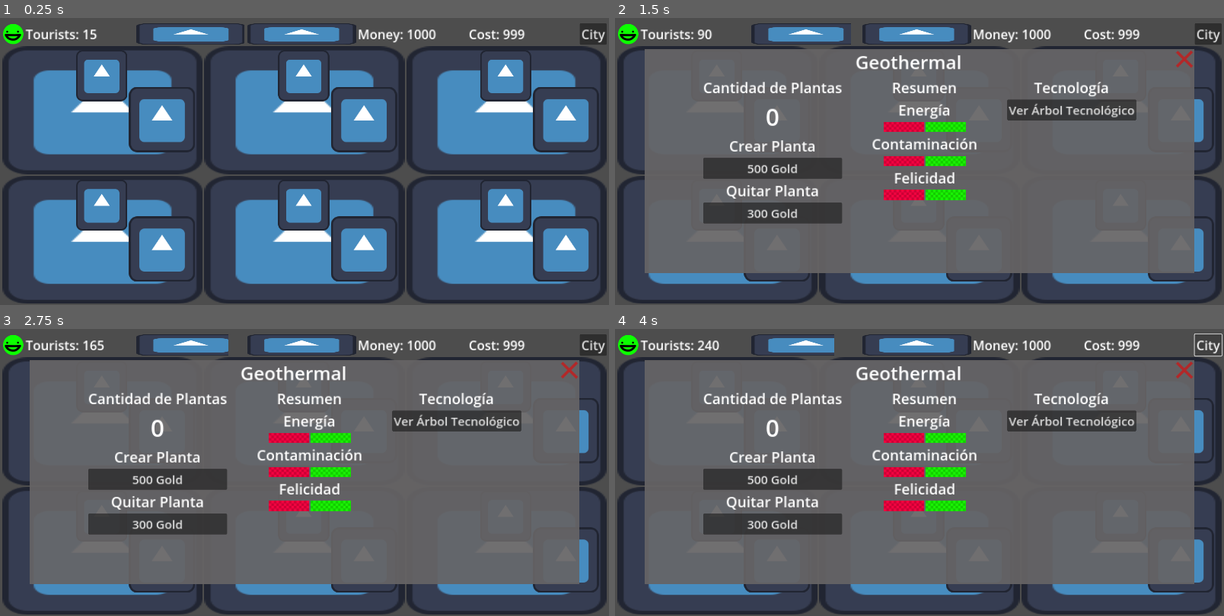
Above: before the commit, frames 1-4 (two rows, left to right).
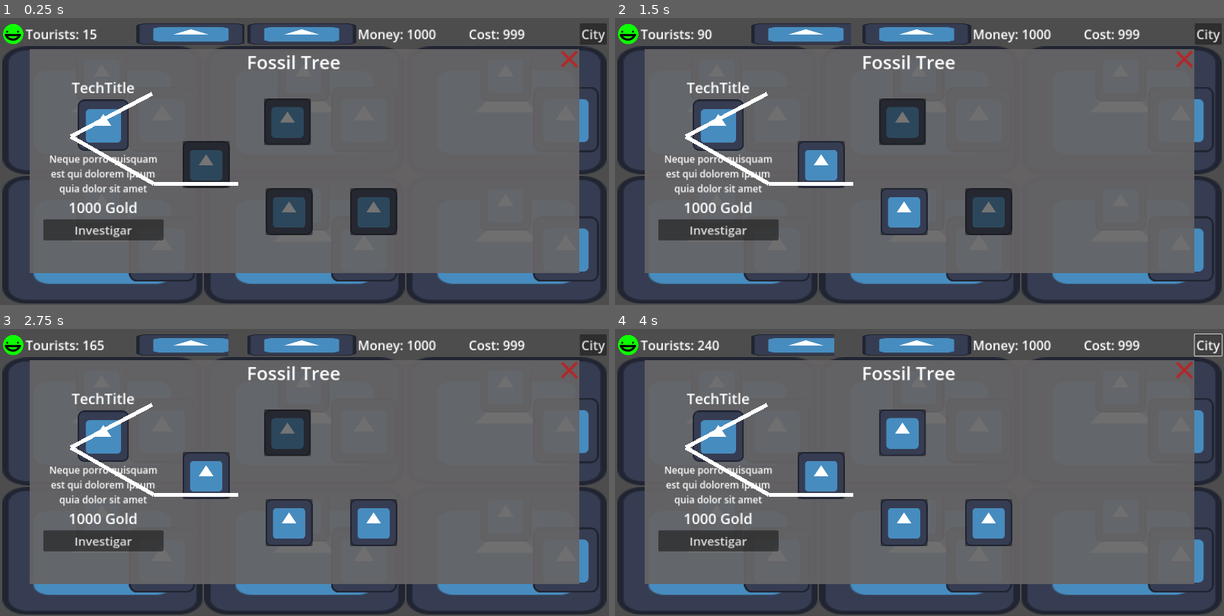
Above: after the commit, the same moments.

Repository: daniel-macias/energy-game
Game: Godot game, scene res://scenes/game.tscn
The game is run twice, just before and just after one commit, with the same random seed, the same clock (stepped at 60 frames per second) and the same inputs. The engine's default icon, where the game draws it, is replaced by a stand-in: a white triangle on a blue panel in a dark square.
Inputs (mouse positions are in pixels of both pictures, inside the frame that each line leads up to):
- Up to frame 1 (0.25 s): no input
- Up to frame 2 (1.5 s): click (822, 164) at 0.52 s; click (901, 210) at 1.27 s
- Up to frame 3 (2.75 s): click (371, 521) at 2.02 s
- Up to frame 4 (4 s): click (901, 432) at 2.77 s; click "City" at 3.5 s

The runs differ from the first frame. In frame 1, 68% of the frame differs, in the area x 4-96%, y 10-89%; in frame 2, 16%; in frame 3, 16%; in frame 4, 16%.

Commit message:
skill tree line 2d not working correctly

Diff:
--- a/scenes/game.tscn
+++ b/scenes/game.tscn
@@ -6,6 +6,7 @@
 [ext_resource type="PackedScene" uid="uid://m20qguwbdhdt" path="res://scenes/room.tscn" id="2_ylmqk"]
 [ext_resource type="Texture2D" uid="uid://e0p7qh6t4oc" path="res://x.png" id="5_chb1t"]
 [ext_resource type="Texture2D" uid="uid://dg8xsl0g7grmg" path="res://bar_red.png" id="6_3ovbx"]
+[ext_resource type="PackedScene" uid="uid://bhd3stdcsoy56" path="res://scenes/skill.tscn" id="6_ph5yp"]
 [ext_resource type="Texture2D" uid="uid://0nouyg7lop5u" path="res://bar_green.png" id="7_udmlx"]
 
 [sub_resource type="StyleBoxFlat" id="StyleBoxFlat_h7ljl"]
@@ -126,7 +127,6 @@
 id = 5
 
 [node name="FossilTree" type="PanelContainer" parent="."]
-visible = false
 layout_mode = 2
 offset_left = 74.5
 offset_top = 78.0
@@ -161,10 +161,6 @@
 size_flags_horizontal = 4
 alignment = 1
 
-[node name="PanelContainer" type="PanelContainer" parent="FossilTree/VBoxContainer/Menu"]
-custom_minimum_size = Vector2(1000, 400)
-layout_mode = 2
-
 [node name="TechInfo" type="VBoxContainer" parent="FossilTree/VBoxContainer/Menu"]
 custom_minimum_size = Vector2(300, 0)
 layout_mode = 2
@@ -198,6 +194,54 @@
 layout_mode = 2
 theme_override_font_sizes/font_size = 30
 text = "Investigar"
+
+[node name="Tree" type="Control" parent="FossilTree/VBoxContainer/Menu"]
+custom_minimum_size = Vector2(1000, 400)
+layout_mode = 2
+
+[node name="Skill" parent="FossilTree/VBoxContainer/Menu/Tree" instance=ExtResource("6_ph5yp")]
+layout_mode = 0
+anchors_preset = 0
+anchor_bottom = 0.0
+offset_left = 43.5
+offset_top = 160.0
+offset_right = 160.5
+offset_bottom = 277.0
+grow_horizontal = 1
+grow_vertical = 1
+
+[node name="Skill2" parent="FossilTree/VBoxContainer/Menu/Tree/Skill" instance=ExtResource("6_ph5yp")]
+layout_mode = 0
+anchors_preset = 0
+anchor_bottom = 0.0
+offset_left = 207.0
+offset_top = 118.0
+offset_right = 324.0
+offset_bottom = 235.0
+grow_horizontal = 1
+grow_vertical = 1
+
+[node name="Skill4" parent="FossilTree/VBoxContainer/Menu/Tree/Skill/Skill2" instance=ExtResource("6_ph5yp")]
+layout_mode = 0
+anchors_preset = 0
+anchor_bottom = 0.0
+offset_left = 211.0
+offset_top = 0.0
+offset_right = 328.0
+offset_bottom = 117.0
+grow_horizontal = 1
+grow_vertical = 1
+
+[node name="Skill3" parent="FossilTree/VBoxContainer/Menu/Tree/Skill" instance=ExtResource("6_ph5yp")]
+layout_mode = 0
+anchors_preset = 0
+anchor_bottom = 0.0
+offset_left = 203.0
+offset_top = -107.0
+offset_right = 320.0
+offset_bottom = 10.0
+grow_horizontal = 1
+grow_vertical = 1
 
 [node name="PanelContainer" type="PanelContainer" parent="."]
 visible = false
--- /dev/null
+++ b/scenes/skill.tscn
@@ -0,0 +1,29 @@
+[gd_scene load_steps=3 format=3 uid="uid://bhd3stdcsoy56"]
+
+[ext_resource type="Texture2D" uid="uid://bpbnk8p61xp2l" path="res://icon.svg" id="1_drvdw"]
+[ext_resource type="Script" path="res://scripts/skill_button.gd" id="2_23eg1"]
+
+[node name="Skill" type="TextureButton"]
+anchors_preset = -1
+anchor_bottom = 0.001
+offset_top = 1.0
+offset_right = 117.0
+offset_bottom = 117.28
+grow_horizontal = 2
+grow_vertical = 2
+toggle_mode = true
+texture_normal = ExtResource("1_drvdw")
+ignore_texture_size = true
+stretch_mode = 0
+script = ExtResource("2_23eg1")
+
+[node name="Panel" type="Panel" parent="."]
+layout_mode = 1
+offset_right = 117.0
+offset_bottom = 117.0
+mouse_filter = 2
+
+[node name="Line2D" type="Line2D" parent="."]
+top_level = true
+
+[connection signal="pressed" from="." to="." method="_on_pressed"]
--- /dev/null
+++ b/scripts/skill_button.gd
@@ -0,0 +1,16 @@
+extends TextureButton
+class_name SkillNode
+
+@onready var panel = $Panel
+@onready var line_2d = $Line2D
+# Called when the node enters the scene tree for the first time.
+func _ready():
+	if get_parent() is SkillNode:
+		line_2d.add_point(get_global_transform().origin + size / 2)  # Start from the current skill node
+		line_2d.add_point(get_parent().get_global_transform().origin + get_parent().size / 2)  # Connect to the parent
+
+
+
+func _on_pressed():
+	print("ljdsa")
+	panel.show_behind_parent = true
Not shown: 1 places in scenes/game.tscn that only renumber resources
